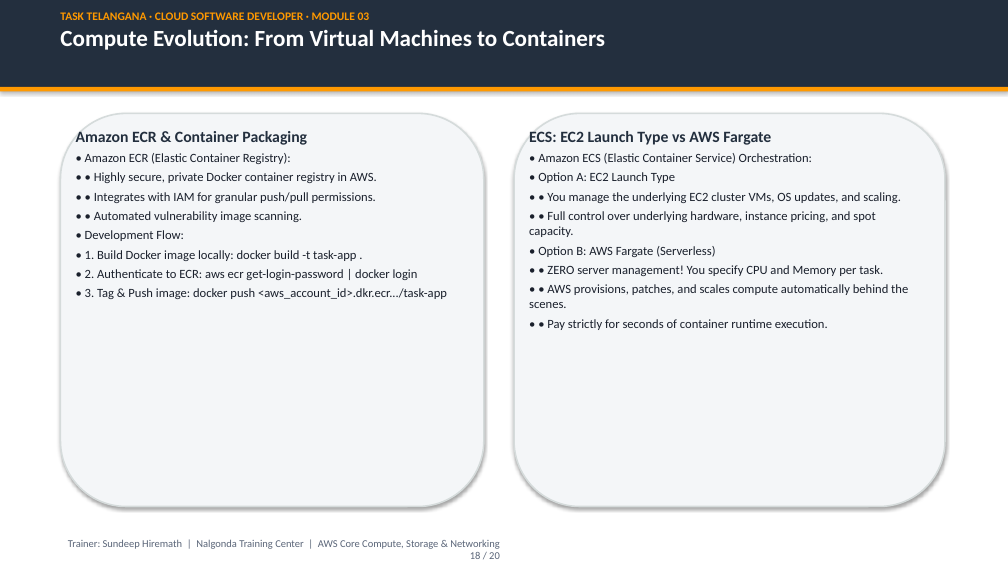
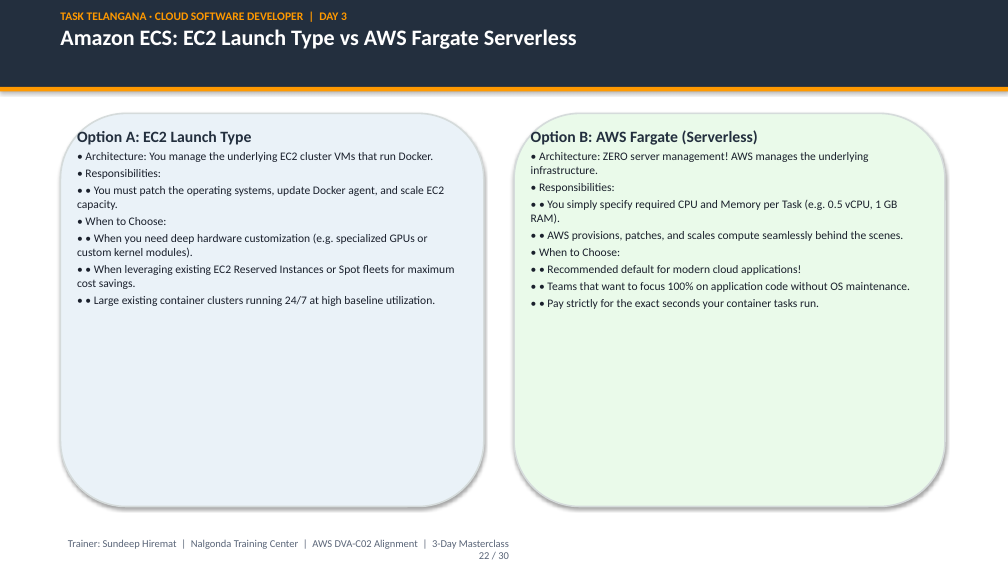
Before and after one commit to cloude-user/task, a slide deck: slide 22 of module_03_aws_core/presentation/Module_03_AWS_Core_Services_Masterclass.pptx (slide 18 before the commit). Drawn at 1008x567 pixels with LibreOffice and Linux fonts; fonts in the diff are those of the drawing. Boxes give left, top, right and bottom in pixels: in the first picture for what was removed or moved away, otherwise in the second. Text is boxed around its words. In the diff, an @@ line names an element or a change of style, - is before the commit and + after.

Commit message:
Feature/vpc networking (#3)
* docs(module03): add dedicated VPC networking & compute/storage/db master guides with analogies and diagrams

* docs(module03): expand EBS vs EFS block vs file deep dive, S3 7-tiers, HTTPS TLS handshake, and public vs private DNS

* feat(module03): infuse Tollywood cinema & Telangana kirana analogies, unify single versions, and update masterclass PPTX

* cloud-formation

---------

```diff
--- a/module_03_aws_core/presentation/Module_03_AWS_Core_Services_Masterclass.pptx
+++ b/module_03_aws_core/presentation/Module_03_AWS_Core_Services_Masterclass.pptx
@@ text at [60,12,577,49]: text changed; size 22 to 21 pt @@
-TASK TELANGANA · CLOUD SOFTWARE DEVELOPER · MODULE 03
-Compute Evolution: From Virtual Machines to Containers
+TASK TELANGANA · CLOUD SOFTWARE DEVELOPER | DAY 3
+Amazon ECS: EC2 Launch Type vs AWS Fargate Serverless
@@ rounded rectangle at [60,113,484,507]: fill #F4F6F8 to #EAF2F8 @@
@@ rounded rectangle at [514,113,945,507]: fill #F4F6F8 to #EAFAEA @@
@@ text at [77,131,455,306]: text changed; size 12 to 11 pt @@
-Amazon ECR & Container Packaging
-• Amazon ECR (Elastic Container Registry):
-• • Highly secure, private Docker container registry in AWS.
-• • Integrates with IAM for granular push/pull permissions.
-• • Automated vulnerability image scanning.
-• Development Flow:
-• 1. Build Docker image locally: docker build -t task-app .
-• 2. Authenticate to ECR: aws ecr get-login-password | docker login
-• 3. Tag & Push image: docker push <aws_account_id>.dkr.ecr.../task-app
+Option A: EC2 Launch Type
+• Architecture: You manage the underlying EC2 cluster VMs that run Docker.
+• Responsibilities:
+• • You must patch the operating systems, update Docker agent, and scale EC2 capacity.
+• When to Choose:
+• • When you need deep hardware customization (e.g. specialized GPUs or custom kernel modules).
+• • When leveraging existing EC2 Reserved Instances or Spot fleets for maximum cost savings.
+• • Large existing container clusters running 24/7 at high baseline utilization.
@@ text at [531,130,910,309]: text changed; size 12 to 11 pt @@
-ECS: EC2 Launch Type vs AWS Fargate
-• Amazon ECS (Elastic Container Service) Orchestration:
-• Option A: EC2 Launch Type
-• • You manage the underlying EC2 cluster VMs, OS updates, and scaling.
-• • Full control over underlying hardware, instance pricing, and spot capacity.
-• Option B: AWS Fargate (Serverless)
-• • ZERO server management! You specify CPU and Memory per task.
-• • AWS provisions, patches, and scales compute automatically behind the scenes.
-• • Pay strictly for seconds of container runtime execution.
+Option B: AWS Fargate (Serverless)
+• Architecture: ZERO server management! AWS manages the underlying infrastructure.
+• Responsibilities:
+• • You simply specify required CPU and Memory per Task (e.g. 0.5 vCPU, 1 GB RAM).
+• • AWS provisions, patches, and scales compute seamlessly behind the scenes.
+• When to Choose:
+• • Recommended default for modern cloud applications!
+• • Teams that want to focus 100% on application code without OS maintenance.
+• • Pay strictly for the exact seconds your container tasks run.
@@ text at [68,539,509,559]: text changed @@
-Trainer: Sundeep Hiremath | Nalgonda Training Center | AWS Core Compute, Storage & Networking
-18 / 20
+Trainer: Sundeep Hiremat | Nalgonda Training Center | AWS DVA-C02 Alignment | 3-Day Masterclass
+22 / 30
```
Also in this commit, not shown: 15 other slides changed, 12 slides added, 4 slides removed, 25 other files.
